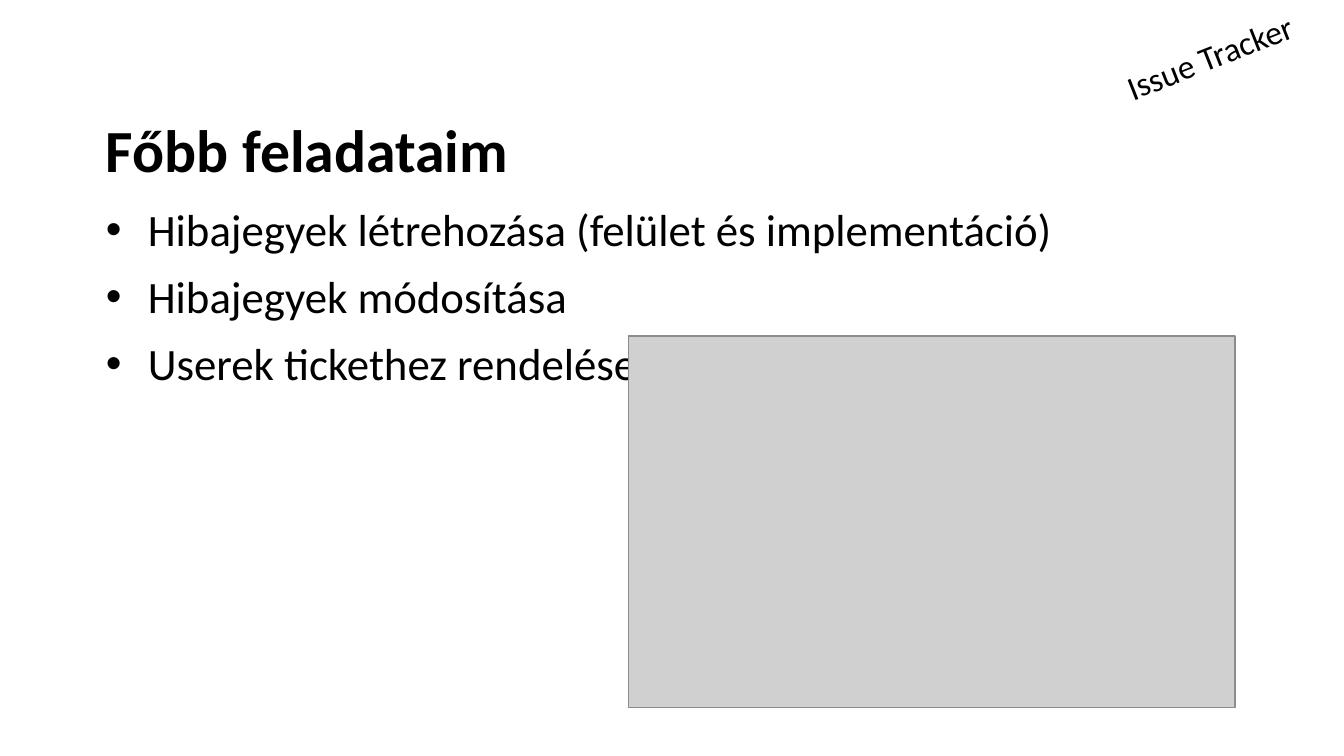
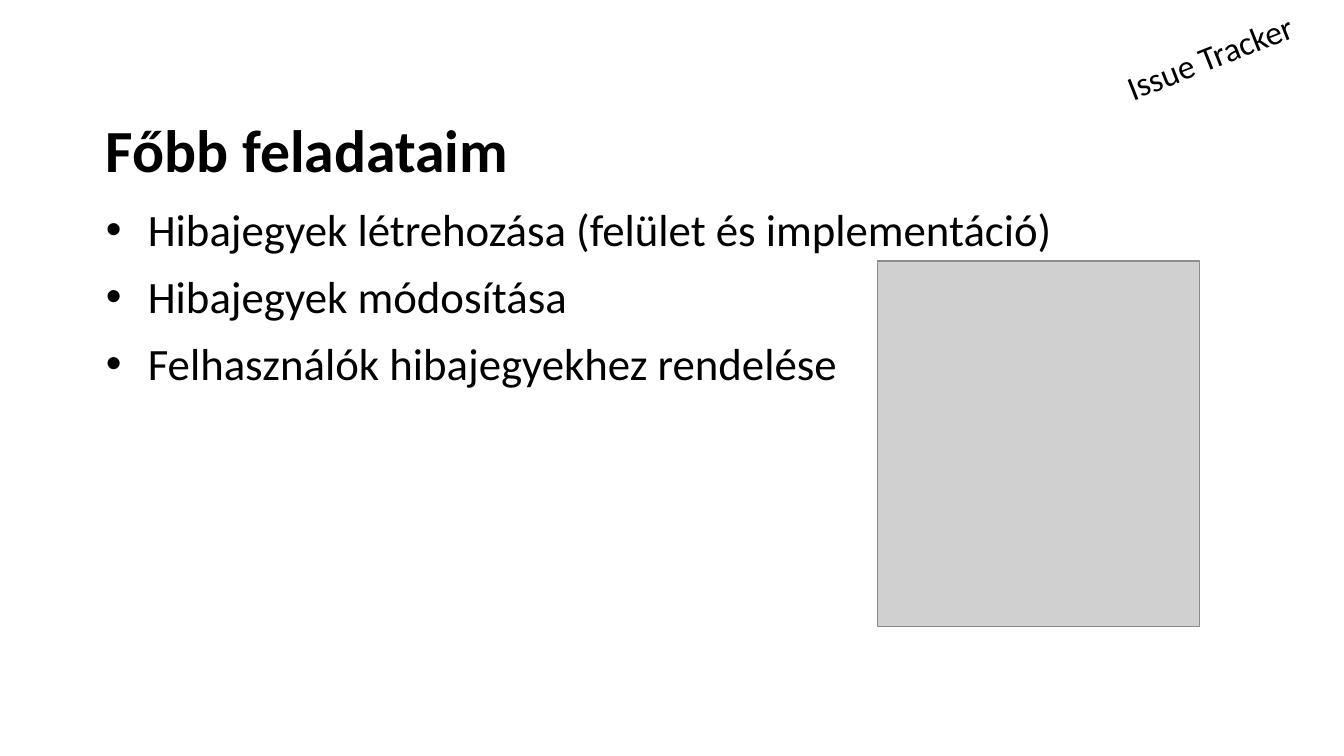
Before and after one commit to schonherz-java-ee-2016-q4/project, a slide deck: slide 5 of presentation/IssueTracker/KirályDávid/KiralyDavid.pptx (slide 6 before the commit). Drawn at 1344x756 pixels with LibreOffice and Linux fonts; fonts in the diff are those of the drawing; grey boxes stand for pictures; background and template pictures are left out. Boxes give left, top, right and bottom in pixels: in the first picture for what was removed or moved away, otherwise in the second. Text is boxed around its words. In the diff, an @@ line names an element or a change of style, - is before the commit and + after.

Commit message:
modified

```diff
--- a/presentation/IssueTracker/KirályDávid/KiralyDavid.pptx
+++ b/presentation/IssueTracker/KirályDávid/KiralyDavid.pptx
@@ picture added at <box>878,261,1200,626</box> @@
@@ text at <box>148,349,837,388</box>: text changed @@
-• Userek tickethez rendelése
+• Felhasználók hibajegyekhez rendelése
@@ picture removed at <box>629,336,1235,707</box> @@
```
Also in this commit, not shown: 4 other slides changed, 1 slide removed.
